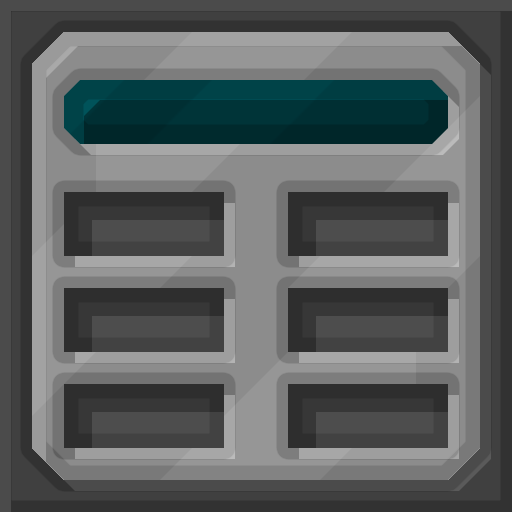
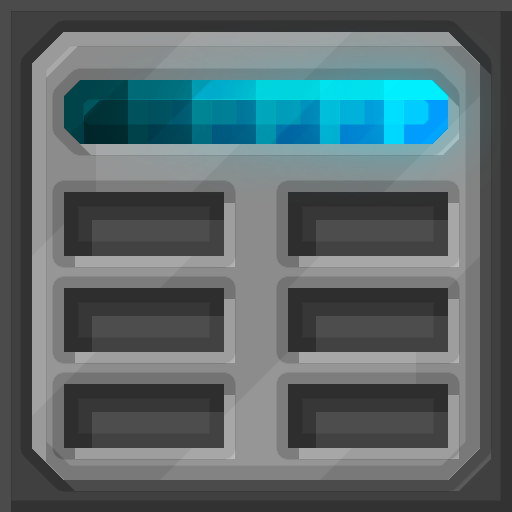
The second w=512, h=512 image is a revision of the first. Changes to its layers:
showed group "disk_manipulator_connected" (1st of 2) (9 layers) over (x1=90, y1=26, x2=494, y2=198)
added layer "Shape 1 copy 5" in group "Lights" over (x1=384, y1=80, x2=448, y2=144)
added layer "Shape 1 copy 4" (80%) in group "Lights" over (x1=320, y1=80, x2=384, y2=144)
"Shape 1 copy 3": opacity 0% → 60%, painted on it over (x1=256, y1=80, x2=352, y2=144)
painted on "Shape 1 copy 2" over (x1=160, y1=80, x2=192, y2=144)
"Shape 1 copy": opacity 60% → 20%, painted on it over (x1=128, y1=80, x2=448, y2=144)
hid group "disk_manipulator_disconnected" (1st of 2) (1 layers) over (x1=90, y1=26, x2=494, y2=198)
